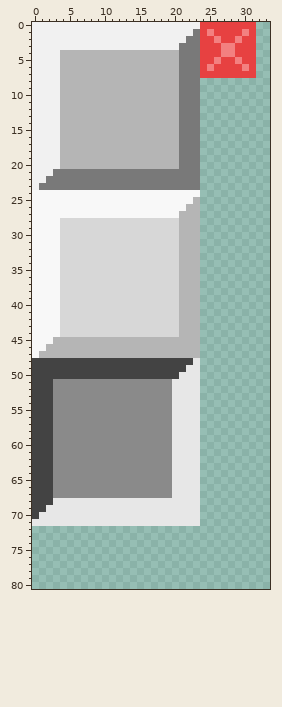
Sprite sheet: res/textures/menus.png. Above, as it was before the edit.
The file is 64x96 pixels. Colours within 5 levels of each other are drawn and written as one. Shown: x 0..33, y 0..80.
After:
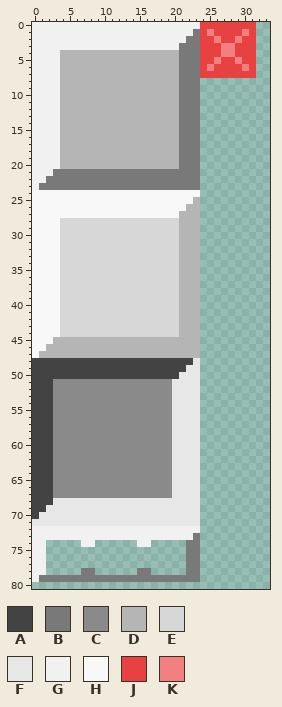
Palette (. is transparent): A #434343  B #797979  C #8a8a8a  D #b5b5b5  E #d7d7d7  F #e7e7e7  G #f1f1f1  H #f8f8f8  J #e74141  K #f38080
Changes in this commit:
The author put colour B in row 73 at x 23; in rows 74 to 77 at x 22 to 23; in row 78 at x 7 to 8, 15 to 16 and 22 to 23; in row 79 at x 1 to 23.
The author put colour G in row 72 at x 0 to 23; in row 73 at x 0 to 22; in row 74 at x 0 to 1, 7 to 8 and 15 to 16; in rows 75 to 78 at x 0 to 1; in row 79 at x 0.
Pixel boxes of the changes (left, top, right, bottom) in both pictures:
added: (32, 526, 200, 582)
